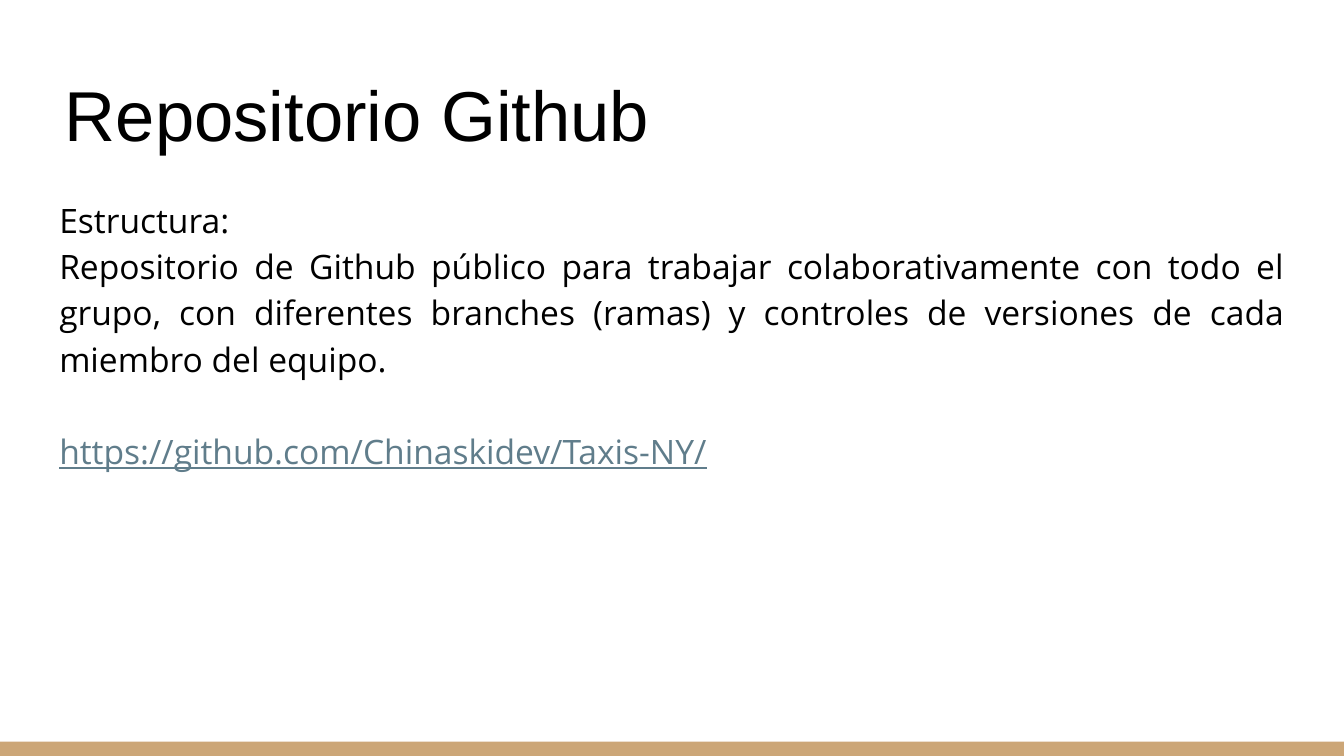
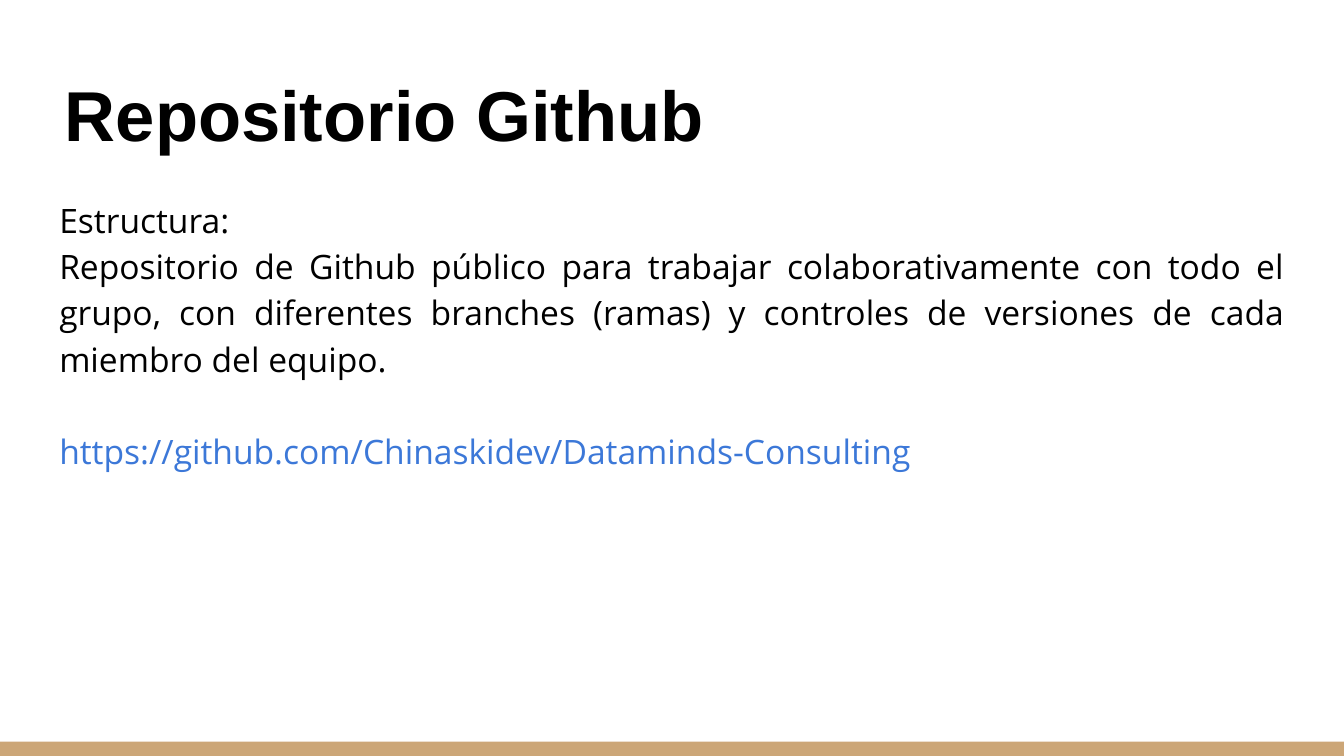
Before and after one commit to Chinaskidev/Dataminds-Consulting, a slide deck: slide 8 of Documentacion/Sprint_1/Demo_Sprint_1.pptx (slide 13 before the commit). Drawn at 1344x756 pixels with LibreOffice and Linux fonts; fonts in the diff are those of the drawing. Boxes give left, top, right and bottom in pixels: in the first picture for what was removed or moved away, otherwise in the second. Text is boxed around its words. In the diff, an @@ line names an element or a change of style, - is before the commit and + after.

```diff
--- a/Documentacion/Sprint_1/Demo_Sprint_1.pptx
+++ b/Documentacion/Sprint_1/Demo_Sprint_1.pptx
@@ title "Repositorio Github" at box(65, 90, 703, 154): bold on @@
@@ text at box(59, 438, 910, 472): text changed; text colour #607D8B to #3C78D8 @@
-https://github.com/Chinaskidev/Taxis-NY/
+https://github.com/Chinaskidev/Dataminds-Consulting
```
Also in this commit, not shown: 8 other slides changed, 2 slides added, 5 slides removed, 2 other files.
